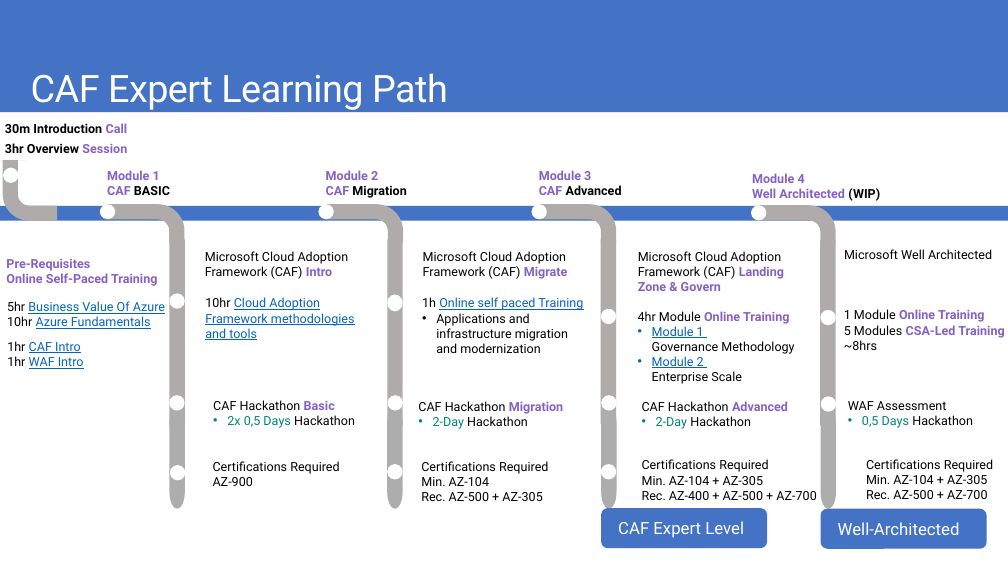
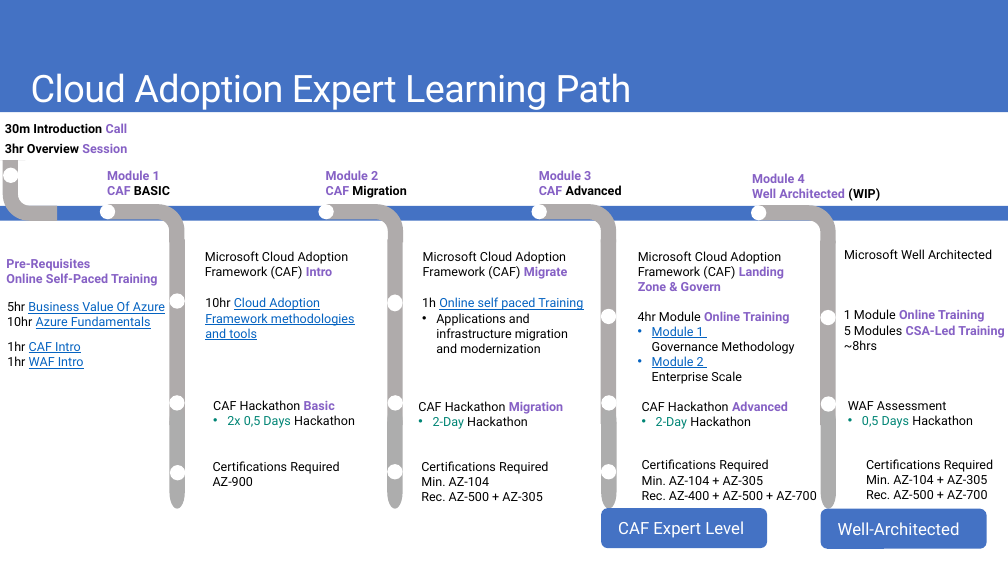
Before and after one commit to vrhovnik/CAF-Expert-Learning-Path, a slide deck: slide 8 of 01-CAF 101/00-CAF 101-Agenda.pptx (slide 10 before the commit). Drawn at 1008x567 pixels with LibreOffice and Linux fonts; fonts in the diff are those of the drawing. Boxes give left, top, right and bottom in pixels: in the first picture for what was removed or moved away, otherwise in the second. Text is boxed around its words. In the diff, an @@ line names an element or a change of style, - is before the commit and + after.

```diff
--- a/01-CAF 101/00-CAF 101-Agenda.pptx
+++ b/01-CAF 101/00-CAF 101-Agenda.pptx
@@ text at <box>31,73,632,110</box>: text changed @@
-CAF Expert Learning Path
+Cloud Adoption Expert Learning Path
```
Also in this commit, not shown: 2 other slides changed, 2 slides removed, 2 other files.
